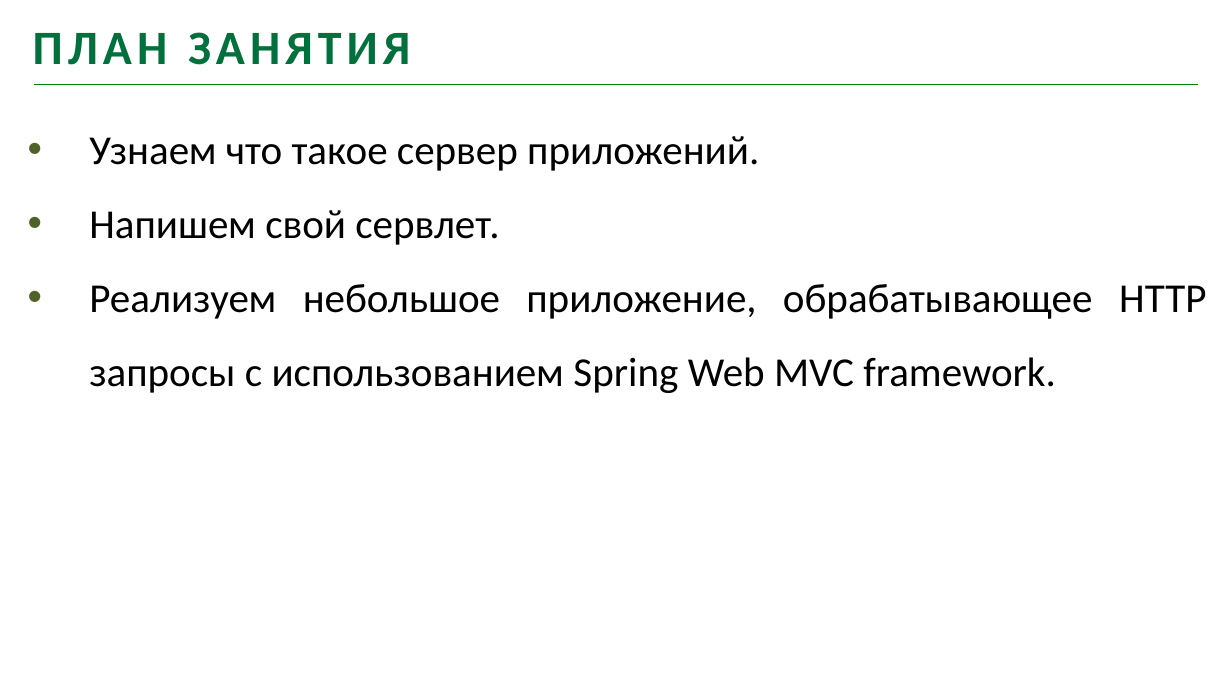
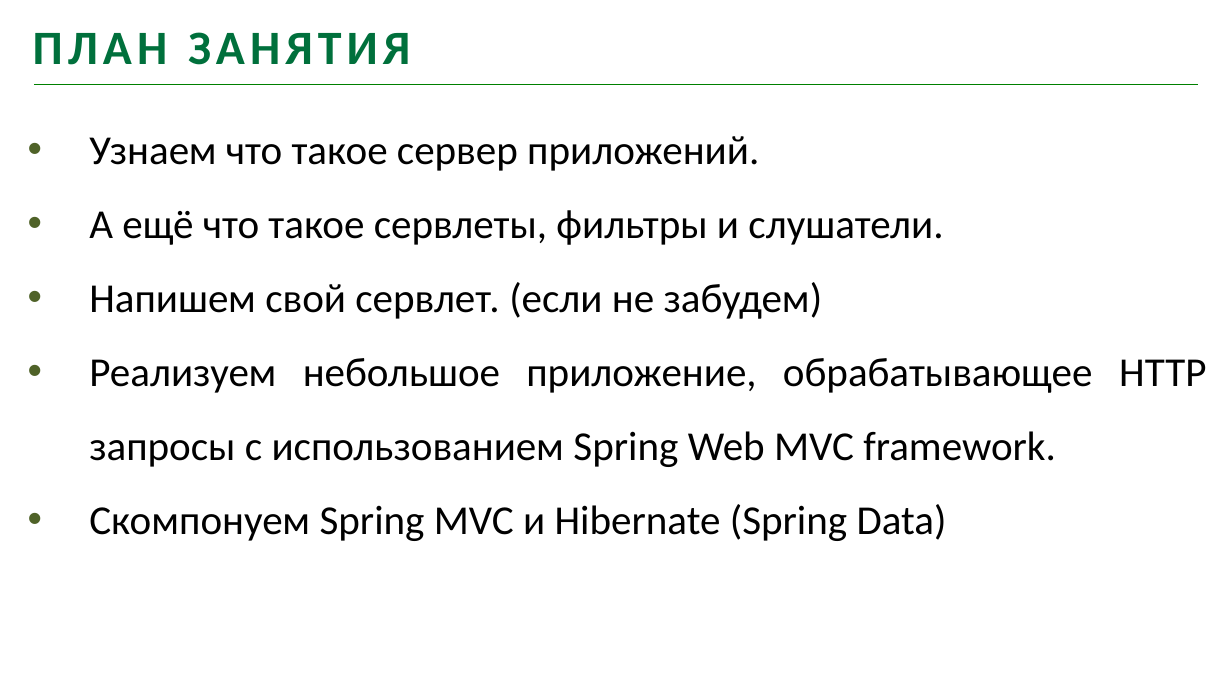
Before and after one commit to youhavebeenforked/JavaSchoolCourse, a slide deck: slide 2 of lessons/19_AppServers_Servlets_SpringMVC/Spring Web MCV framework.all.pptx. Drawn at 1232x693 pixels with LibreOffice and Linux fonts; fonts in the diff are those of the drawing; background and template pictures are left out. Boxes give left, top, right and bottom in pixels: in the first picture for what was removed or moved away, otherwise in the second. Text is boxed around its words. In the diff, an @@ line names an element or a change of style, - is before the commit and + after.

```diff
--- a/lessons/19_AppServers_Servlets_SpringMVC/Spring Web MCV framework.all.pptx
+++ b/lessons/19_AppServers_Servlets_SpringMVC/Spring Web MCV framework.all.pptx
@@ text at box(89, 210, 943, 319): text changed @@
-                • Напишем свой сервлет.
+                • А ещё что такое сервлеты, фильтры и слушатели.
+                • Напишем свой сервлет. (если не забудем)
@@ text at box(89, 504, 947, 541): paragraph added @@
+                • Скомпонуем Spring MVC и Hibernate (Spring Data)
```
Also in this commit, not shown: 3 other slides changed, 25 other files.
